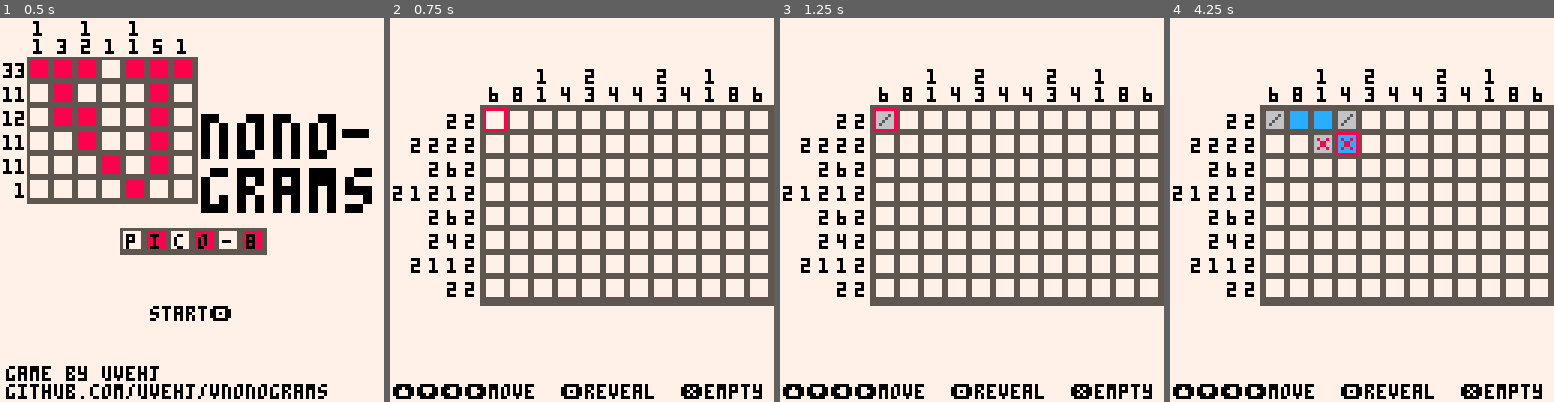
Above: before the commit, frames 1-4 (left to right).
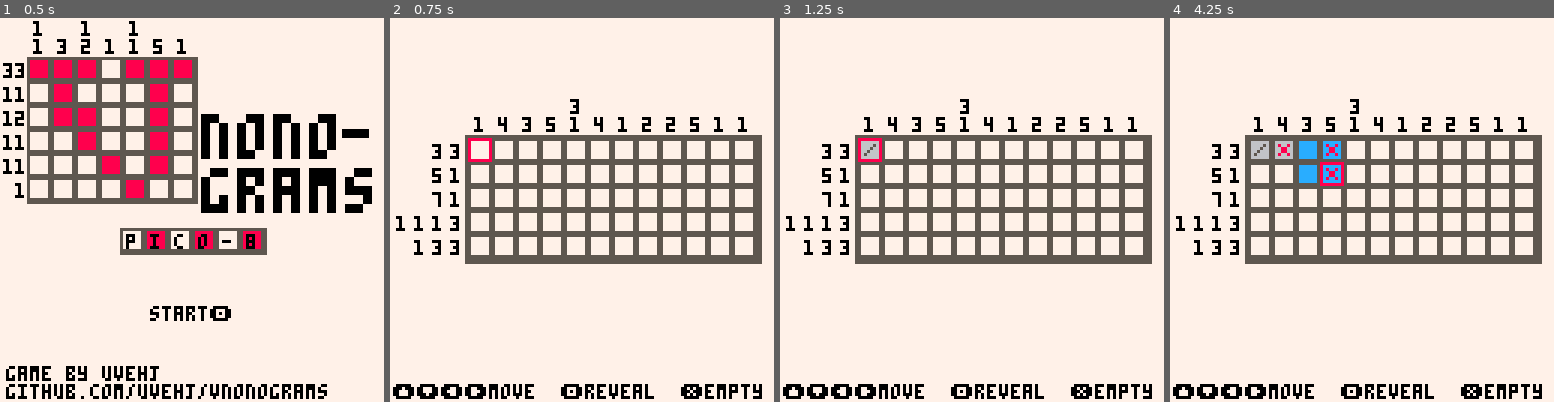
Above: after the commit, the same moments.

Repository: uvehj/VNonograms
Game: PICO-8 cartridge cartridges/vnonogramspico8.p8
Same seed, same stepped clock (60 frames per second), same inputs: the game is played once before the commit and once after it.
Inputs:
- Up to frame 1 (0.5 s): tap X (X key) at 0.33 s
- Up to frame 2 (0.75 s): tap O (Z key) at 0.7 s
- Up to frame 3 (1.25 s): tap X (X key) at 1.07 s
- Up to frame 4 (4.25 s): hold Right 1.6-2.1 s; tap O (Z key) every 0.4 s from 1.7 to 4.1 s; tap X (X key) at 1.85, 2.97, 4.08 s; hold Up 2.15-2.42 s; hold Right 2.47-3.03 s; hold Left 3.08-3.58 s; hold Down 3.63-3.97 s; hold Right from 4.02 s (still down)

Frame 1 is identical in both runs. In frame 2, 28% of the frame differs, in the area x 0-100%, y 13-75%; in frame 3, 28%; in frame 4, 29%.

Commit message:
Added 3 new puzzles

Diff:
--- a/cartridges/vnonogramspico8.p8
+++ b/cartridges/vnonogramspico8.p8
@@ -345,7 +345,7 @@
 
 function load_level(levelnum)
     if levelnum == 1 then
-        return create_puzzle({31,30},{60,0},{71,7})
+        return create_puzzle({26,40},{83,0},{94,4})
     end
 end
 __gfx__
@@ -493,27 +493,27 @@
 
 
 __map__
-0303030103030303010101010103010101030301030301010103030303030303030303030000030303030303010103030101010301010301010103010103030101010101010303010000000000000000000000000000000000000000000000000000000000000000000000000000000000000000000000000000000000000000
-0103010101030103030303030303010000030303030300000103000303030003000000030000030000010103000003010100000303010303030303030303000303010103030003030000000000000000000000000000000000000000000000000000000000000000000000000000000000000000000000000000000000000000
-0103030101030103010303030103010000030303030300000103030303030303000303030303030303010103000003010303030303030301030303010303000303030303030003030000000000000000000000000000000000000000000000000000000000000000000000000000000000000000000000000000000000000000
-0101030101030103010303030103010000000303030000000103000000000003000000000303000000010103000003010300000303010303030303030303000300030300030003030000000000000000000000000000000000000000000000000000000000000000000000000000000000000000000000000000000000000000
-0101010301030101030303030301010000000003000000000103030303030303010101030101030101010303030303030300000300010100000000010303000303030303030003030000000000000000000000000000000000000000000000000000000000000000000000000000000000000000000000000000000000000000
-0101010103010100000000000000010303030000000303030100000303030001010303030101030000000301030303010100030000030103030300010303000003030303010003030000000000000000000000000000000000000000000000000000000000000000000000000000000000000000000000000000000000000000
-0103030303030303010101030300010303030000000303030103030303030303010003000000010000000303030303030103030000030103010301010303000003000003000003030000000000000000000000000000000000000000000000000000000000000000000000000000000000000000000000000000000000000000
-0303030303030303030003030300030303030300030303030300030303030301010303030303010000000000000000000303030303030000000000000103030101010101010303010000000000000000000000000000000000000000000000000000000000000000000000000000000000000000000000000000000000000000
-0303000000000000030000030100010303030000000303030101030101010301030003000000030000000000000000000103030000010000000000000000000000000000000000000000000000000000000000000000000000000000000000000000000000000000000000000000000000000000000000000000000000000000
-0303030000000003030000030100010301030101010301030100000000000000010303010103010000000000000000000101030101010000000000000000000000000000000000000000000000000000000000000000000000000000000000000000000000000000000000000000000000000000000000000000000000000000
-0303000000000000030000030101010103030103030303010303030303030101030103010101010101010100000000000000000000000000000000000000000000000000000000000000000000000000000000000000000000000000000000000000000000000000000000000000000000000000000000000000000000000000
+0303030103030303010101010103010101030301030301010103030303030303030303030000030303030303010103030101010301010301010103010103030101010101010303010101010101030101010301000003030300000000030303000000000000000000000000000000000000000000000000000000000000000000
+0103010101030103030303030303010000030303030300000103000303030003000000030000030000010103000003010100000303010303030303030303000303010103030003030100000000030000000301000303030303000000030000000000000000000000000000000000000000000000000000000000000000000000
+0103030101030103010303030103010000030303030300000103030303030303000303030303030303010103000003010303030303030301030303010303000303030303030003030101000303030300030303030303030303030000030000000000000000000000000000000000000000000000000000000000000000000000
+0101030101030103010303030103010000000303030000000103000000000003000000000303000000010103000003010300000303010303030303030303000300030300030003030101000000000300030001000300030003000303030000000000000000000000000000000000000000000000000000000000000000000000
+0101010301030101030303030301010000000003000000000103030303030303010101030101030101010303030303030300000300010100000000010303000303030303030003030101000000000303030301000300030303000303030000000000000000000000000000000000000000000000000000000000000000000000
+0101010103010100000000000000010303030000000303030100000303030001010303030101030000000301030303010100030000030103030300010303000003030303010003030100000000000300030301000000000000000000000000000000000000000000000000000000000000000000000000000000000000000000
+0103030303030303010101030300010303030000000303030103030303030303010003000000010000000303030303030103030000030103010301010303000003000003000003030300030303030303030303000000000000000000000000000000000000000000000000000000000000000000000000000000000000000000
+0303030303030303030003030300030303030300030303030300030303030301010303030303010000000000000000000303030303030000000000000103030101010101010303010103030303030303000001000000000000000000000000000000000000000000000000000000000000000000000000000000000000000000
+0303000000000000030000030100010303030000000303030101030101010301030003000000030000000000000000000103030000010000000000000000000000000000000000000103030303030303000001000000000000000000000000000000000000000000000000000000000000000000000000000000000000000000
+0303030000000003030000030100010301030101010301030100000000000000010303010103010000000000000000000101030101010000000000000000000000000000000000000303000000000300030001000000000000000000000000000000000000000000000000000000000000000000000000000000000000000000
+0303000000000000030000030101010103030103030303010303030303030101030103010101010101010100000000000000000000000000000000000000000000000000000000000303010101010301030101000000000000000000000000000000000000000000000000000000000000000000000000000000000000000000
 0303030303000303030000030101000003030303030301010103030303030000030003000300000000000100000000000000000000000000000000000000000000000000000000000000000000000000000000000000000000000000000000000000000000000000000000000000000000000000000000000000000000000000
 0303030303030303030303000101000003000103030101010101030303030000030003000300000000000100000000000000000000000000000000000000000000000000000000000000000000000000000000000000000000000000000000000000000000000000000000000000000000000000000000000000000000000000
 0303030303030303030000000101030303000103010101010103030303030000030303030300030303000100000000000000000000000000000000000000000000000000000000000000000000000000000000000000000000000000000000000000000000000000000000000000000000000000000000000000000000000000
 0103030303030303000000000103030303000101030101010303010303030300030303030300030303000100000000000000000000000000000000000000000000000000000000000000000000000000000000000000000000000000000000000000000000000000000000000000000000000000000000000000000000000000
 0101030101010301010101010103030301010101030301030303030103030003030303030300030303000100000000000000000000000000000000000000000000000000000000000000000000000000000000000000000000000000000000000000000000000000000000000000000000000000000000000000000000000000
-0103030301010301010300000000000000000001010103030303030301030000000303030000030303000100000000000000000000000000000000000000000000000000000000000000000000000000000000000000000000000000000000000000000000000000000000000000000000000000000000000000000000000000
-0303000303000303030100000000000000000003030303010101010101010000000000000000030303000100000000000000000000000000000000010000010000010100000000000100000000000000000000000000000000000000000000000000000000000000000000000000000000000000000000000000000000000000
-0300000003000300000100000000000000000003030301030101010101030000000000000303030303030300000000000000000000000000000000000000000000000000000000000000000000000000000000000000000000000000000000000000000000000000000000000000000000000000000000000000000000000000
-0300000003000300000100000000000000000003030301030301010103030000000000000300000000000300000000000000000000000000000000000000000000000000000000000000000000000000000000000000000000000000000000000000000000000000000000000000000000000000000000000000000000000000
-0303000303000003030300000000000000000003030301030303010303030101010101010303030303030300000000000000000000000000000000000000000000000000000000000000000000000000000000000000000000000000000000000000000000000000000000000000000000000000000000000000000000000000
+0103030301010301010303030103030000000001010103030303030301030000000303030000030303000100000000000000000000000000000000000000000000000000000000000000000000000000000000000000000000000000000000000000000000000000000000000000000000000000000000000000000000000000
+0303000303000303030103010301030000000003030303010101010101010000000000000000030303000100000000000000000000000000000000010000010000010100000000000100000000000000000000000000000000000000000000000000000000000000000000000000000000000000000000000000000000000000
+0300000003000300000101030303010000000003030301030101010101030000000000000303030303030300000000000000000000000000000000000000000000000000000000000000000000000000000000000000000000000000000000000000000000000000000000000000000000000000000000000000000000000000
+0300000003000300000103010301030000000003030301030301010103030000000000000300000000000300000000000000000000000000000000000000000000000000000000000000000000000000000000000000000000000000000000000000000000000000000000000000000000000000000000000000000000000000
+0303000303000003030303030103030000000003030301030303010303030101010101010303030303030300000000000000000000000000000000000000000000000000000000000000000000000000000000000000000000000000000000000000000000000000000000000000000000000000000000000000000000000000
 0103030300000000000100000000000000000000000000000000000000000000000000000000000000000000000000000000000000000000000000000000000000000000000000000000000000000000000000000000000000000000000000000000000000000000000000000000000000000000000000000000000000000000
 0303000303000303030300000000000000000000000000000000000000000000000000000000000000000000000000000000000000000000000000010000010100000000000000000100000000000000000000000000000000000000000000000000000000000000000000000000000000000000000000000000000000000000
 0300000003000000000300000000000000000000000000000000000000000000000000000000000000000000000000000000000000000000000000000000000000000000000000000000000000000000000000000000000000000000000000000000000000000000000000000000000000000000000000000000000000000000
Not shown, changed: resources/puzzleinfo/pico8.md
